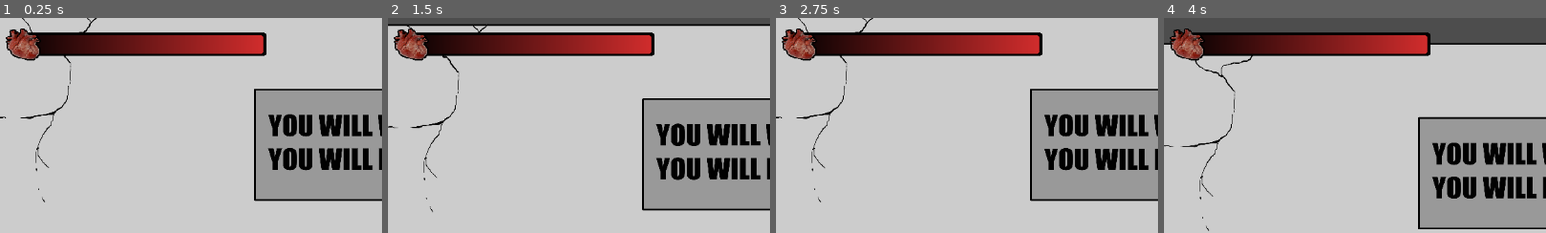
Above: before the commit, frames 1-4 (left to right).
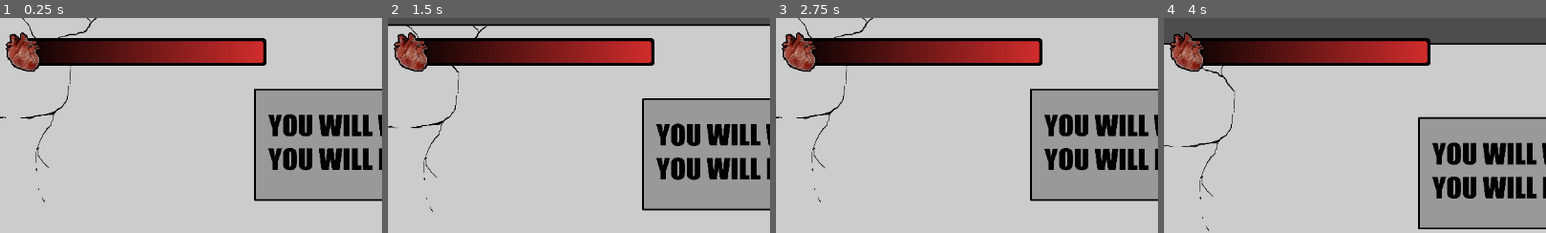
Above: after the commit, the same moments.

Repository: PH1LIPPUS/JoaoBorracha
Game: Godot game, scene res://Sceens/game.tscn
Two runs of this game, one before a commit and one after it. Both use one fixed random seed, a clock stepped at 60 frames per second and the inputs below.
Inputs (mouse positions are % of the whole screen's width and height, from its top left):
- Up to frame 1 (0.25 s): no input
- Up to frame 2 (1.5 s): move the mouse to (72, 45) at 0.52 s; hold E (pickup) 0.53-1.28 s; hold D (right) from 0.53 s (still down); tap Space (jump) at 0.77 s; move the mouse to (30, 55) at 1.27 s; tap Ctrl (precision_aim) at 1.35 s
- Up to frame 3 (2.75 s): tap Space (jump) at 1.52 s; move the mouse to (60, 28) at 2.02 s; release D (right) at 2.03 s; hold A (left) from 2.03 s (still down); hold Shift (run) from 2.03 s (still down)
- Up to frame 4 (4 s): move the mouse to (45, 70) at 2.77 s; release A (left) at 2.78 s; release Shift (run) at 2.78 s; hold D (right) from 2.78 s (still down); tap E (pickup) at 2.85 s; tap Space (jump) at 3.02, 3.77 s; move the mouse to (80, 65) at 3.52 s; hold Ctrl (precision_aim) from 3.53 s (still down)
The pictures show only the part of the screen within x 0-50%, y 0-50%; the shares and areas given below are measured in that part.

The runs differ from the first frame. In frame 1, 7.2% of the frame differs, in the area x 1-70%, y 4-26%; in frame 2, 7.2%; in frame 3, 7.2%; in frame 4, 7.2%.

Commit message:
Updated Barra de Vida (Size)

Diff:
--- a/joaoborracha/Player/player.tscn
+++ b/joaoborracha/Player/player.tscn
@@ -191,8 +191,8 @@
 script = ExtResource("9_n471f")
 
 [node name="BarraSprite" type="AnimatedSprite2D" parent="Barra de vida"]
-position = Vector2(184.613, 34.1674)
-scale = Vector2(1.1, 0.867)
+position = Vector2(184.613, 44.6575)
+scale = Vector2(1.1, 1.04944)
 sprite_frames = SubResource("SpriteFrames_m0h3t")
 animation = &"Vida"
 autoplay = "Vida"
